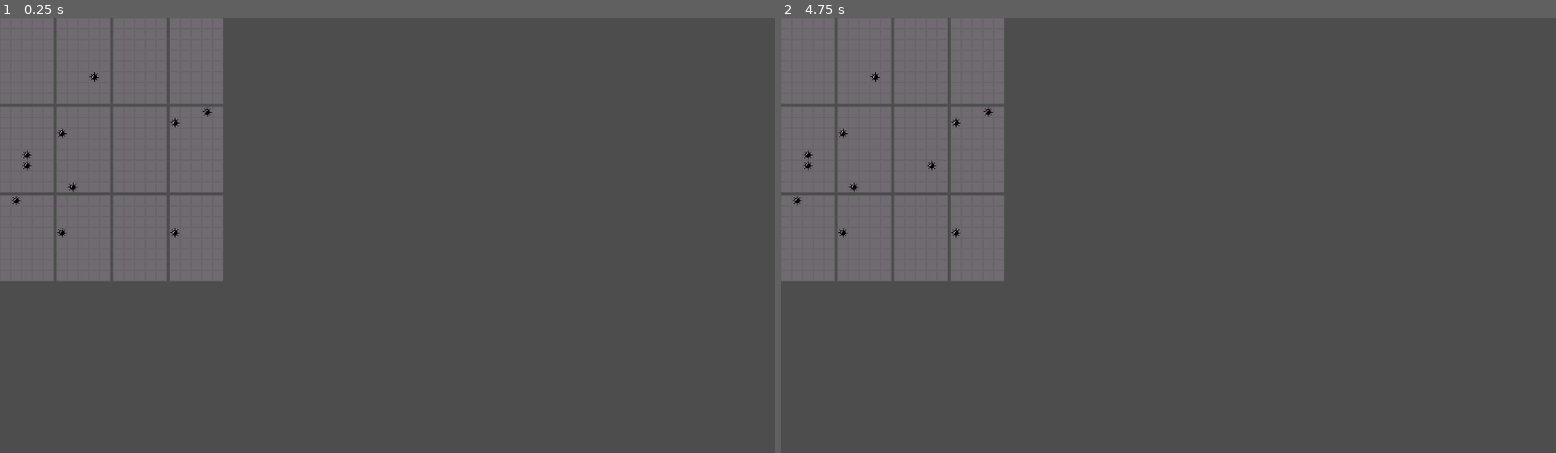
Above: before the commit, frames 1-2 (left to right).
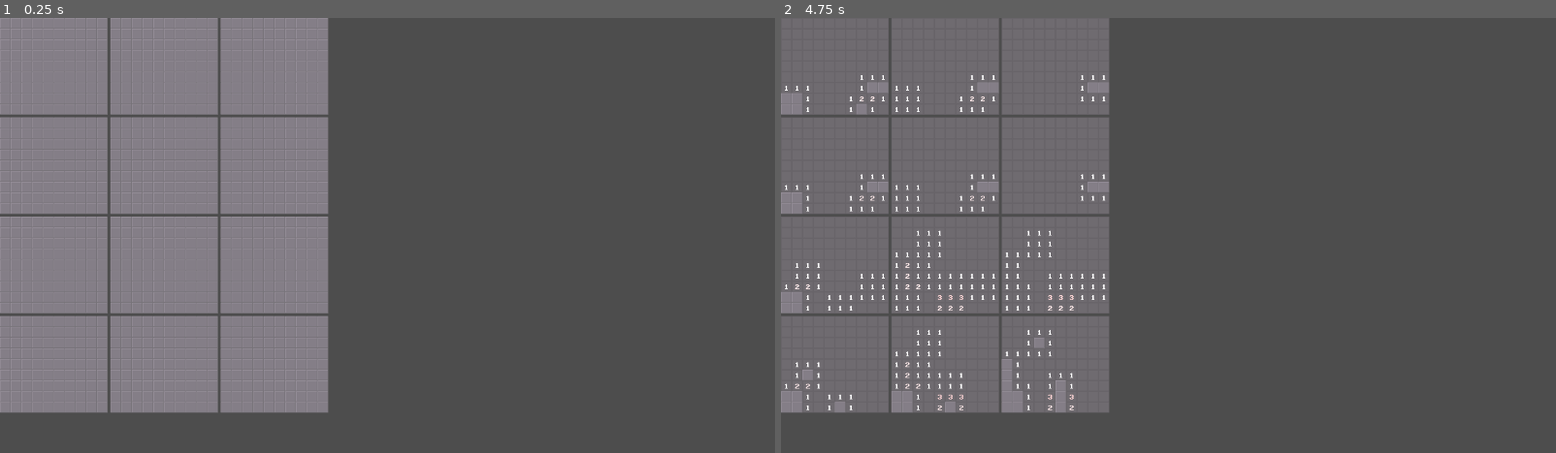
Above: after the commit, the same moments.

Repository: Salanmander/4D-minesweeper
Game: Godot game, scene res://Display/minesweeper.tscn
Two runs of this game, one before a commit and one after it. Both use one fixed random seed, a clock stepped at 60 frames per second and the inputs below.
Inputs (mouse positions are in pixels of both pictures, inside the frame that each line leads up to):
- Up to frame 1 (0.25 s): no input
- Up to frame 2 (4.75 s): tap Enter at 0.5, 2, 3.5 s; move the mouse to (1339, 213) at 0.52 s; click (1339, 213) at 0.67 s; tap Space at 1.25, 2.75, 4.25 s; move the mouse to (1013, 257) at 1.27 s; click (1013, 257) at 1.42 s; move the mouse to (1246, 139) at 2.02 s; click (1246, 139) at 2.17 s; move the mouse to (1129, 322) at 2.77 s; click (1129, 322) at 2.92 s; move the mouse to (1401, 300) at 3.52 s; click (1401, 300) at 3.67 s; move the mouse to (936, 170) at 4.27 s; click (936, 170) at 4.42 s

The runs differ from the first frame. In frame 1, 26% of the frame differs, in the area x 0-43%, y 0-91%; in frame 2, 22%.

Commit message:
Flood open and explode on mine click
Added click behavior that depends on what is clicked on. Number 0 will recursively reveal neighbors. Other numbers will just reveal that space. Mine will mark that one red and reveal others. Does not stop play yet.

Diff:
--- a/Display/layer_container.gd
+++ b/Display/layer_container.gd
@@ -24,9 +24,17 @@
 	big_c = c
 
 
-func mine_added(big_r: int, big_c: int, r: int, c: int):
+func exploded(big_r: int, big_c: int, r: int, c: int):
 	if big_r == self.big_r and big_c == self.big_c:
-		$LayerDisplay.mine_added(r, c)
+		$LayerDisplay.exploded(r, c)
+
+func mine_revealed(big_r: int, big_c: int, r: int, c: int):
+	if big_r == self.big_r and big_c == self.big_c:
+		$LayerDisplay.mine_revealed(r, c)
+
+func number_revealed(big_r: int, big_c: int, r: int, c: int, count: int):
+	if big_r == self.big_r and big_c == self.big_c:
+		$LayerDisplay.number_revealed(r, c, count)
 
 func emit_click(r: int, c: int):
 	clicked.emit(r, c)
--- a/Display/layer_display.gd
+++ b/Display/layer_display.gd
@@ -5,7 +5,9 @@
 
 
 var EMPTY_TILE: Vector2i = Vector2i(0, 0)
+var HIDDEN: Vector2i = Vector2i(1, 2)
 var MINE_TILE: Vector2i = Vector2i(3, 2)
+var EXPLODED_MINE_TILE: Vector2i = Vector2i(2, 2)
 
 
 signal clicked(r: int, c: int)
@@ -21,12 +23,23 @@
 	for r in range(rows):
 		for c in range(cols):
 			var atlas_ID = 0
-			set_cell(Vector2i(c, r), atlas_ID, EMPTY_TILE)
+			set_cell(Vector2i(c, r), atlas_ID, HIDDEN)
 			pass
 
-func mine_added(r: int, c: int):
+func exploded(r: int, c: int):
+	var atlas_ID = 0
+	set_cell(Vector2i(c, r), atlas_ID, EXPLODED_MINE_TILE)
+
+func mine_revealed(r: int, c: int):
 	var atlas_ID = 0
 	set_cell(Vector2i(c, r), atlas_ID, MINE_TILE)
+
+func number_revealed(r: int, c: int, count: int):
+	var atlas_ID = 0
+	var atlas_x = count%10
+	var atlas_y = count/10
+	set_cell(Vector2i(c, r), atlas_ID, Vector2i(atlas_x, atlas_y))
+
 
 
 
--- a/Display/minesweeper.gd
+++ b/Display/minesweeper.gd
@@ -10,13 +10,14 @@
 
 # Called when the node enters the scene tree for the first time.
 func _ready() -> void:
-	big_rows = 3
-	big_cols = 4
-	rows = 8
-	cols = 5
+	big_rows = 4
+	big_cols = 3
+	rows = 9
+	cols = 10
 	mine_board = Mine4D.new(big_rows, big_cols, rows, cols)
 	setup_grid_display()
 	mine_board.add_mines(10)
+	mine_board.calc_all_adjacent()
 	pass # Replace with function body.
 
 func setup_grid_display():
@@ -27,7 +28,9 @@
 			$LayerGrid.add_child(layer_display)
 			layer_display.set_big_location(r, c)
 			layer_display.set_dimensions(rows, cols)
-			mine_board.mine_added.connect(layer_display.mine_added)
+			mine_board.exploded.connect(layer_display.exploded)
+			mine_board.mine_revealed.connect(layer_display.mine_revealed)
+			mine_board.number_revealed.connect(layer_display.number_revealed)
 			layer_display.clicked.connect(mine_board.on_click.bindv([r, c]))
 	pass
 
--- a/State/mine_4d.gd
+++ b/State/mine_4d.gd
@@ -7,7 +7,9 @@
 var rows: int
 var cols: int
 
-signal mine_added(big_r: int, big_c: int, r: int, c:int)
+signal exploded(big_r: int, big_c: int, r: int, c:int)
+signal mine_revealed(big_r: int, big_c: int, r: int, c:int)
+signal number_revealed(big_r: int, big_c: int, r: int, c:int, count: int)
 
 func _init(big_rows: int = 5, big_cols: int = 5, rows: int = 8, cols: int = 8, mines: int = 0):
 
@@ -64,10 +66,55 @@
 
 	pass
 
+func calc_all_adjacent():
+	do_for_all(calc_adjacent_count)
+
+func do_for_all(to_call: Callable):
+	#var start:int = Time.get_ticks_usec()
+	for br in range(big_rows):
+		for bc in range(big_cols):
+			for r in range(rows):
+				for c in range(cols):
+					to_call.call(br, bc, r, c)
+
+	#var end:int = Time.get_ticks_usec()
+	#print((end-start)/1000)
+
+
+func calc_adjacent_count(big_r: int, big_c: int, r: int, c: int):
+	var this_spot: GridInfo = grid[big_r][big_c][r][c]
+
+	if this_spot.mine:
+		return
+
+	var br_checks: Array[int] = []
+	var bc_checks: Array[int] = []
+	var r_checks: Array[int] = []
+	var c_checks: Array[int] = []
+	for off in [-1, 0, 1]:
+		if big_r + off >= 0 and big_r + off < big_rows:
+			br_checks.append(big_r + off)
+		if big_c + off >= 0 and big_c + off < big_cols:
+			bc_checks.append(big_c + off)
+		if r + off >= 0 and r + off < rows:
+			r_checks.append(r + off)
+		if c + off >= 0 and c + off < cols:
+			c_checks.append(c + off)
+		pass
+
+	var adjacent_count: int = 0
+	for ch_br in br_checks:
+		for ch_bc in bc_checks:
+			for ch_r in r_checks:
+				for ch_c in c_checks:
+					if (ch_br != big_r or ch_bc != big_c or ch_r != r or ch_c != c):
+						if grid[ch_br][ch_bc][ch_r][ch_c].mine:
+							adjacent_count += 1
+
+	this_spot.adjacent = adjacent_count
 
 func set_mine(big_r: int, big_c: int, r: int, c: int, val: bool):
 	grid[big_r][big_c][r][c].mine = val
-	mine_added.emit(big_r, big_c, r, c)
 	pass
 
 func is_mine(big_r: int, big_c: int, r: int, c: int) -> bool:
@@ -76,8 +123,63 @@
 # The order of inputs here is different because big_r and big_c are from a
 # bindv, since they're connected to signals from various different objects
 func on_click(r: int, c: int, big_r: int, big_c: int):
-	set_mine(big_r, big_c, r, c, true)
+	if grid[big_r][big_c][r][c].mine:
+		explode(big_r, big_c, r, c)
+		return
 
+	flood_open(big_r, big_c, r, c)
+
+
+func flood_open(big_r: int, big_c: int, r: int, c: int):
+	number_revealed.emit(big_r, big_c, r, c, grid[big_r][big_c][r][c].adjacent)
+	grid[big_r][big_c][r][c].revealed = true
+
+
+	if grid[big_r][big_c][r][c].adjacent != 0:
+		return
+
+	# If the number *was* zero, continue by recursively opening nearby things
+
+	var br_checks: Array[int] = []
+	var bc_checks: Array[int] = []
+	var r_checks: Array[int] = []
+	var c_checks: Array[int] = []
+	for off in [-1, 0, 1]:
+		if big_r + off >= 0 and big_r + off < big_rows:
+			br_checks.append(big_r + off)
+		if big_c + off >= 0 and big_c + off < big_cols:
+			bc_checks.append(big_c + off)
+		if r + off >= 0 and r + off < rows:
+			r_checks.append(r + off)
+		if c + off >= 0 and c + off < cols:
+			c_checks.append(c + off)
+		pass
+
+	# Recursive call for any not-yet-revealed adjacent squares
+	for ch_br in br_checks:
+		for ch_bc in bc_checks:
+			for ch_r in r_checks:
+				for ch_c in c_checks:
+					if (ch_br != big_r or ch_bc != big_c or ch_r != r or ch_c != c):
+						if not grid[ch_br][ch_bc][ch_r][ch_c].revealed:
+							flood_open(ch_br, ch_bc, ch_r, ch_c)
+
+
+func explode(big_r: int, big_c: int, r: int, c: int):
+	grid[big_r][big_c][r][c].revealed = true
+	exploded.emit(big_r, big_c, r, c)
+	do_for_all(reveal_mine)
+	pass
+
+func reveal_mine(big_r: int, big_c: int, r: int, c:int):
+	if not grid[big_r][big_c][r][c].mine:
+		return
+
+	if grid[big_r][big_c][r][c].revealed:
+		return
+
+	grid[big_r][big_c][r][c].revealed = true
+	mine_revealed.emit(big_r, big_c, r, c)
 
 class GridInfo:
 	var mine: bool = false
